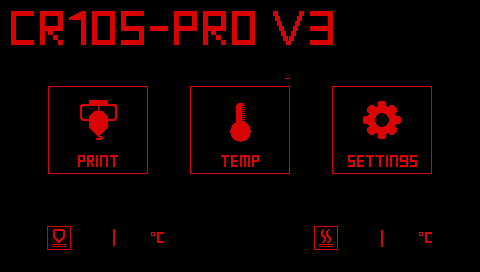
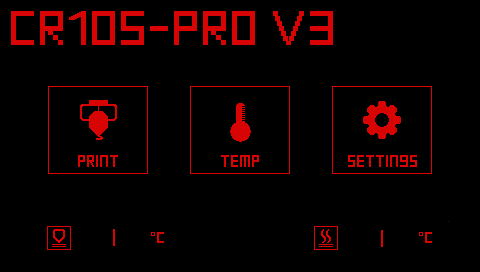
Revision of a layered 480 x 272 image; what changed, layer by layer:
painted on "45_E_main.bmp" over [75, 17, 290, 79]
